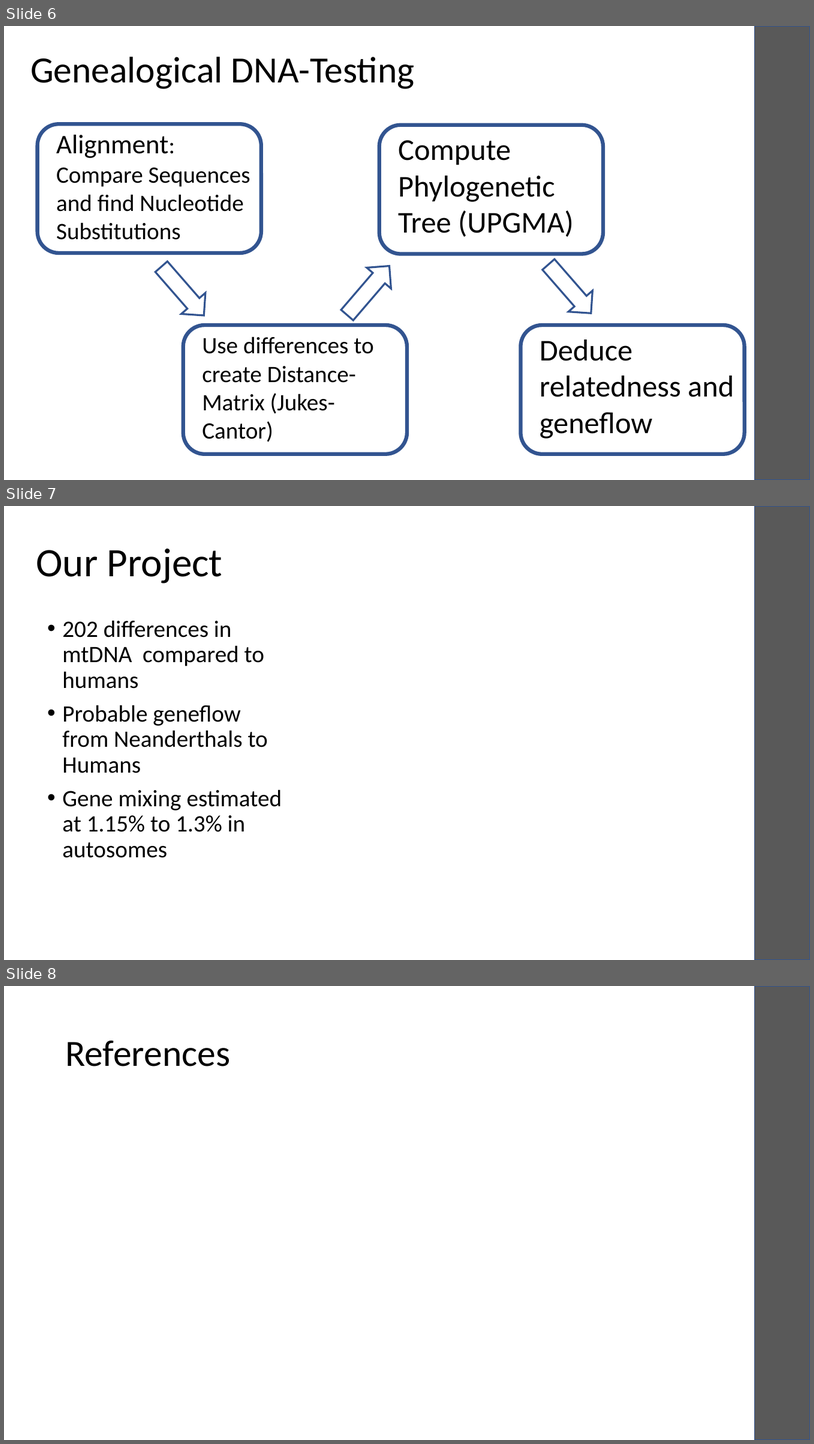
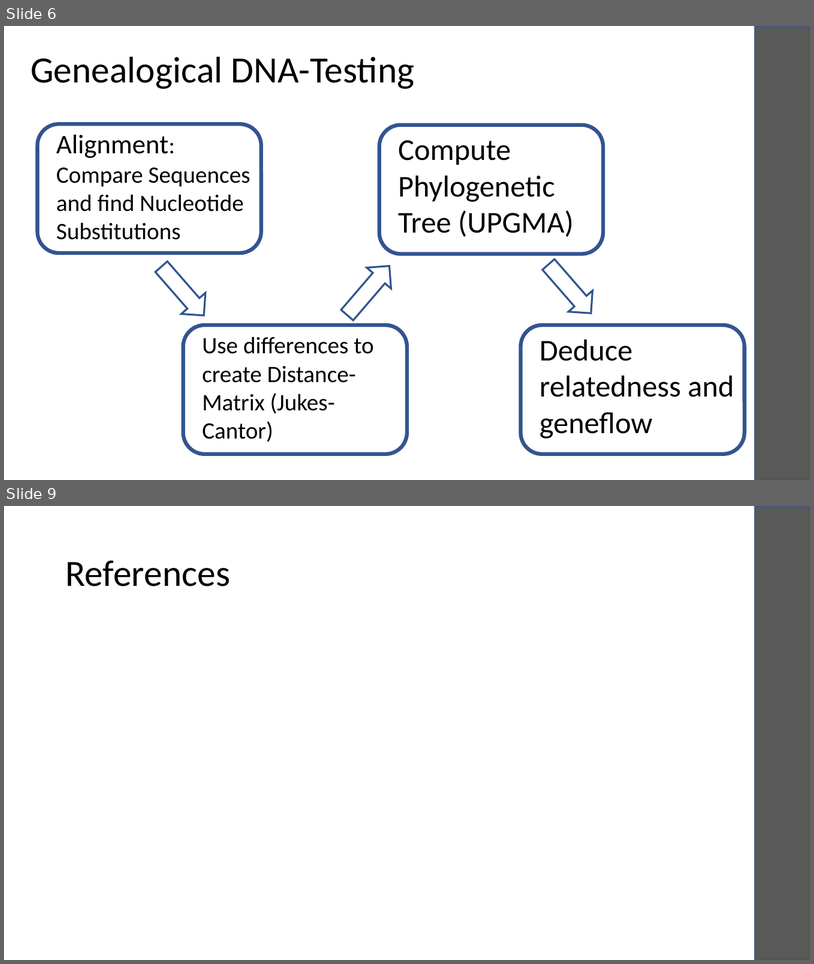
Before and after one commit to laksannathan/Biopython, a slide deck: humans_demo/Humans.pptx. Shown one above the other, each under a label of ours: slides 6, 7 and 8 before the commit, slides 6 and 9 after it; the slides between them are not shown. The pictures are 814x1444 and 814x964 pixels, drawn with LibreOffice and Linux fonts; fonts in the diff are those of the drawing. Boxes give left, top, right and bottom in pixels: in the first picture for what was removed or moved away, otherwise in the second. Text is boxed around its words. In the diff, an @@ line names an element or a change of style, - is before the commit and + after.

```diff
--- a/humans_demo/Humans.pptx
+++ b/humans_demo/Humans.pptx
@@ slide 7 removed at (4, 506, 810, 960), background #FFFFFF @@
@@ rectangle removed at (755, 506, 810, 960) @@
@@ title removed at (36, 548, 223, 583) @@
-Our Project
@@ text removed at (62, 620, 282, 858) @@
-• 202 differences in mtDNA compared to humans
-• Probable geneflow from Neanderthals to Humans
-• Gene mixing estimated at 1.15% to 1.3% in autosomes
@@ what was slide 8 is now slide 9 @@
```
Also in this commit, not shown: 2 slides added, 2 other files.
